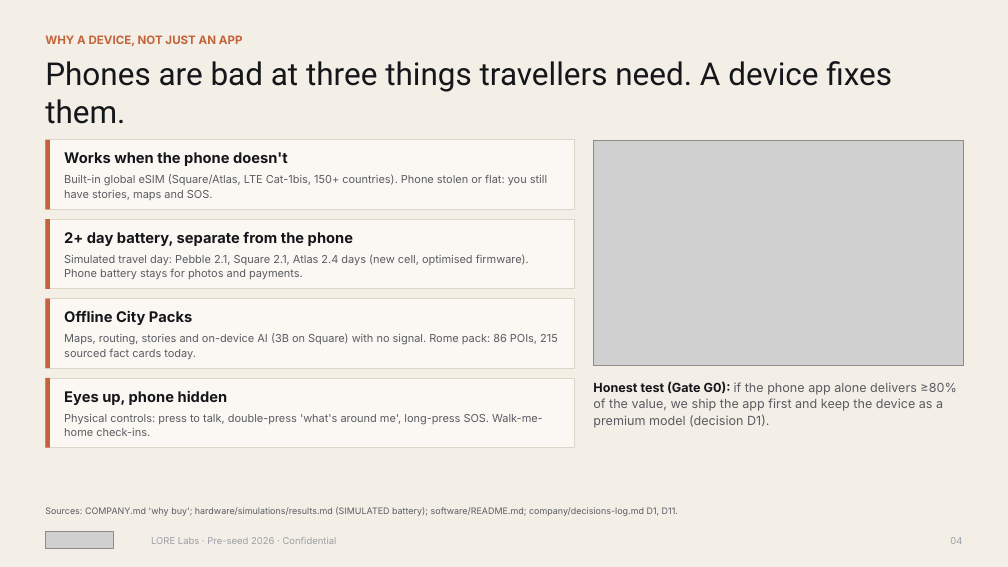
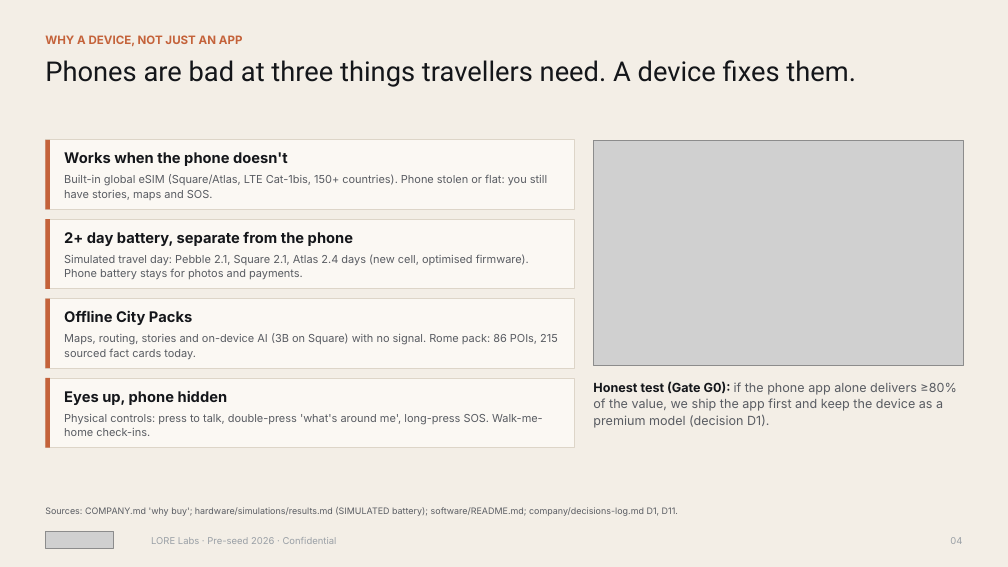
Before and after one commit to nimb-ou/hello-world, a slide deck: slide 4 of investor/LORE_Pitch_Deck.pptx. Drawn at 1008x567 pixels with LibreOffice and Linux fonts; fonts in the diff are those of the drawing; grey boxes stand for pictures. Boxes give left, top, right and bottom in pixels: in the first picture for what was removed or moved away, otherwise in the second. Text is boxed around its words. In the diff, an @@ line names an element or a change of style, - is before the commit and + after.

```diff
--- a/investor/LORE_Pitch_Deck.pptx
+++ b/investor/LORE_Pitch_Deck.pptx
@@ text "Phones are bad at three ..." at (45,60,856,87): size 30 to 26 pt @@
```
Also in this commit, not shown: 15 other slides changed, 58 other files.
